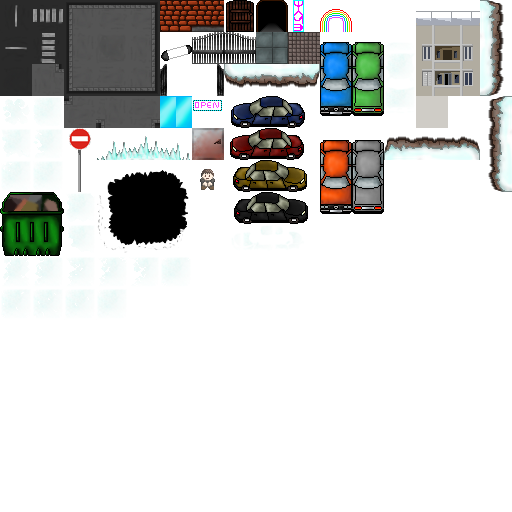
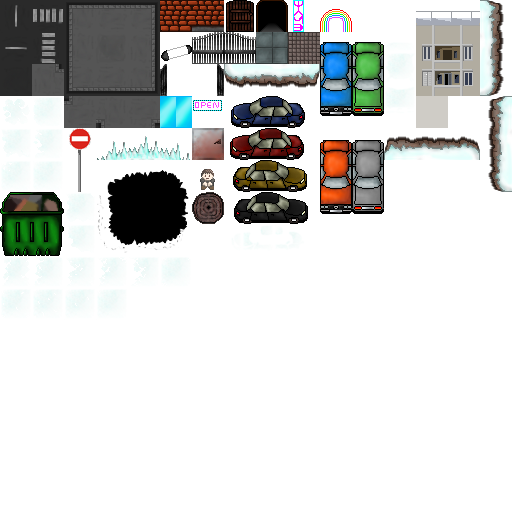
Two versions of the same layered image (w=512, h=512). Layer-by-layer changes:
added layer "Calque 7" above "Calque 6" over [192, 192, 224, 224]
painted on "Calque 6" over [192, 192, 224, 224]
renamed "Calque 8" to "Groupe 2", moved it out of group "Groupe 2", painted on it over [192, 192, 224, 224]
